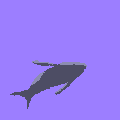
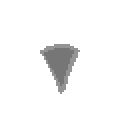
Layer changes from the first 120×120 image to the second:
hid "whale" over [10, 60, 87, 109]
showed "silver", painted on it over [40, 44, 80, 94]
hid "Background" over [0, 0, 120, 120]
